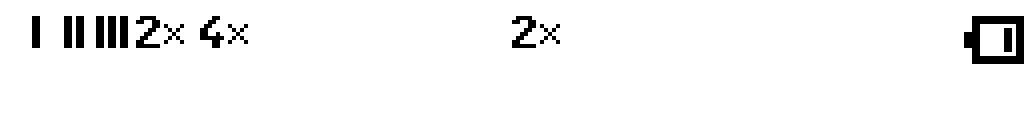
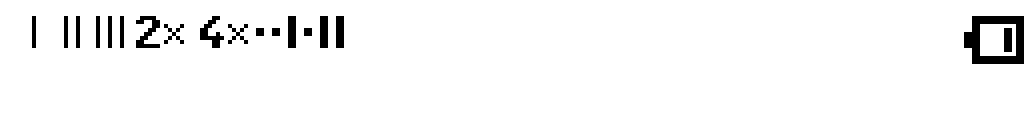
Layered file, before and after one edit (1024x128). Changes by layer:
painted on "Background" over [36,16,560,48]
